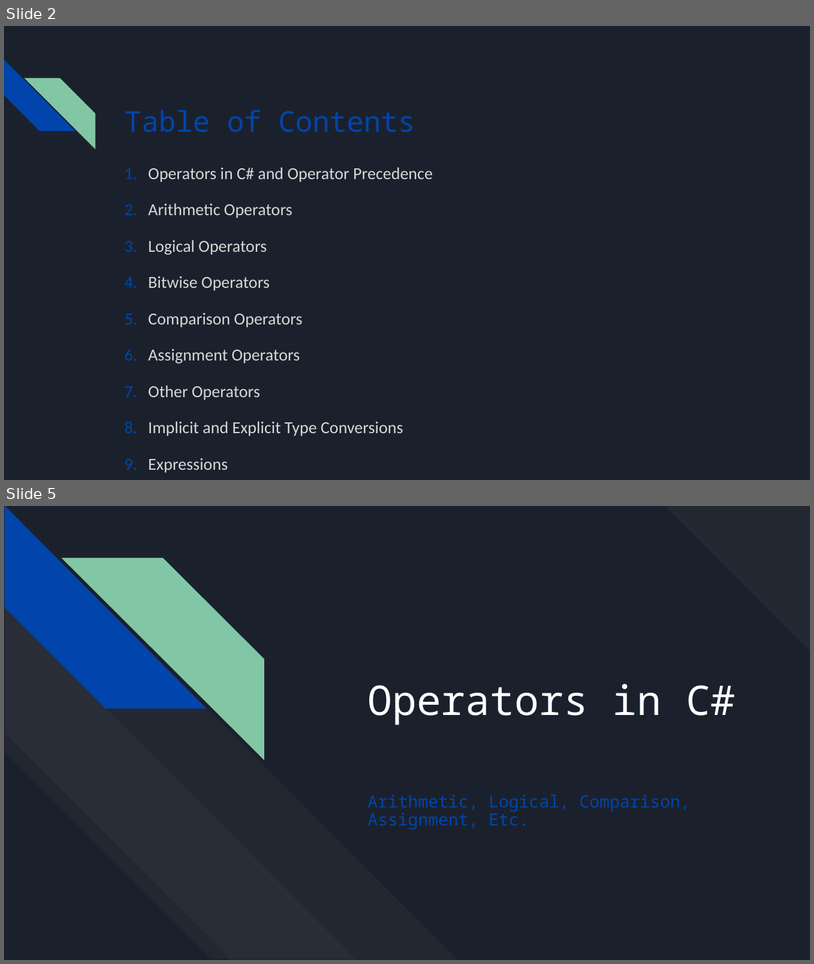
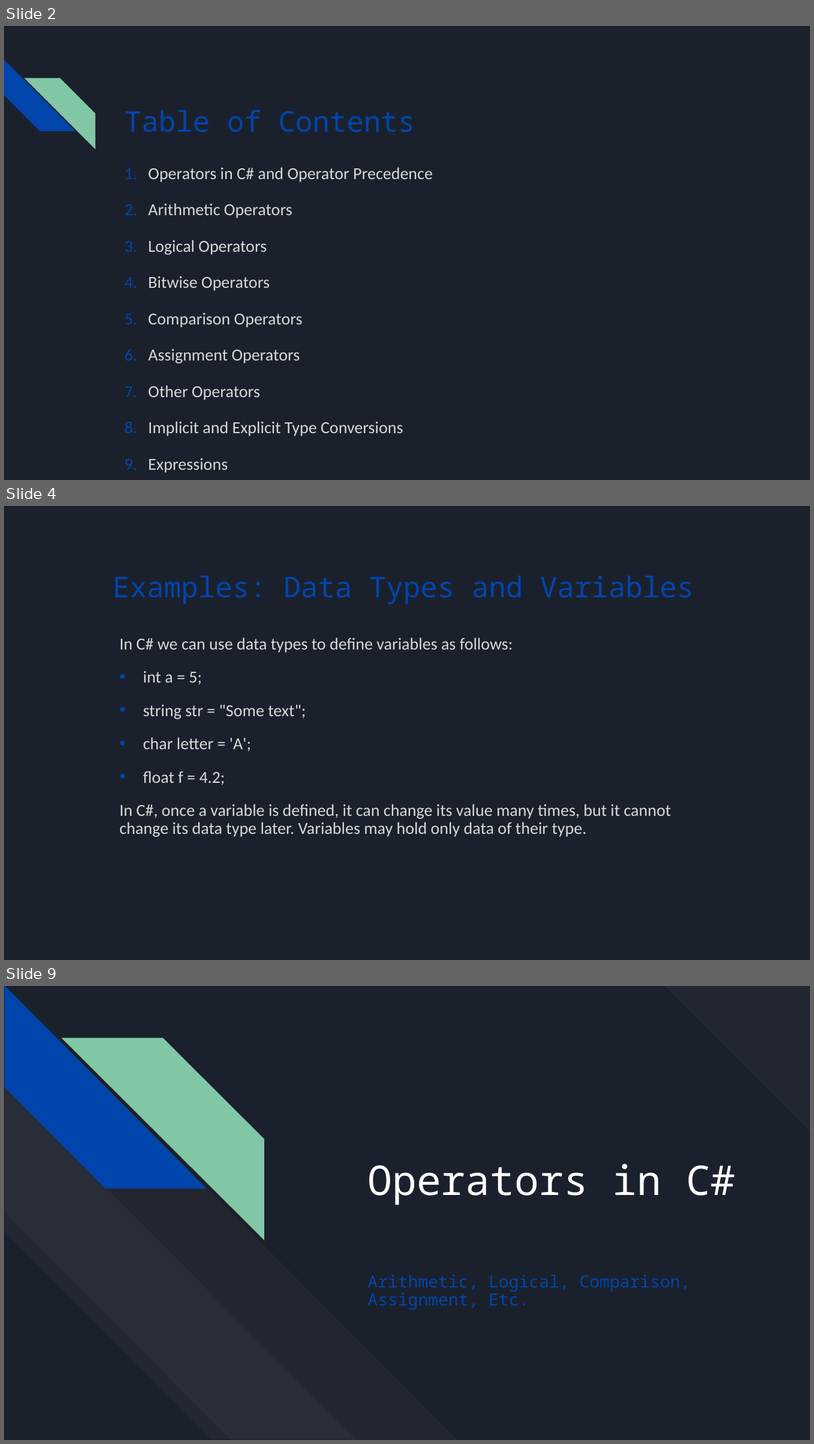
Before and after one commit to bulhard/Introduction-to-programming, a slide deck: Presentations/Lesson 02 Operators and Expressions.pptx. Shown one above the other, each under a label of ours: slides 2 and 5 before the commit, slides 2, 4 and 9 after it; the slides between them are not shown. The pictures are 814x964 and 814x1444 pixels, drawn with LibreOffice and Linux fonts; fonts in the diff are those of the drawing. Boxes give left, top, right and bottom in pixels: in the first picture for what was removed or moved away, otherwise in the second. Text is boxed around its words. In the diff, an @@ line names an element or a change of style, - is before the commit and + after.

```diff
--- a/Presentations/Lesson 02 Operators and Expressions.pptx
+++ b/Presentations/Lesson 02 Operators and Expressions.pptx
@@ slide 4 added at [4,506,810,960], background #1B212C @@
@@ title added at [113,576,695,604], 34 pt, text #0145AC @@
+Examples: Data Types and Variables
@@ text added at [120,637,672,837], 20 pt, text #D8D8D8 @@
+In C# we can use data types to define variables as follows:
+• int a = 5;
+• string str = "Some text";
+• char letter = 'A';
+• float f = 4.2;
+In C#, once a variable is defined, it can change its value many times, but it cannot change its data type later. Variables may hold only data of their type.
@@ what was slide 5 is now slide 9 @@
```
Also in this commit, not shown: 5 other slides added.
